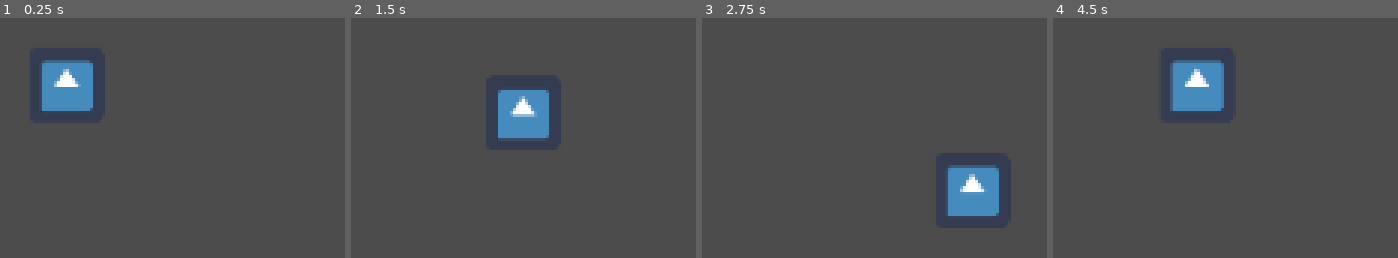
Above: before the commit, frames 1-4 (left to right).
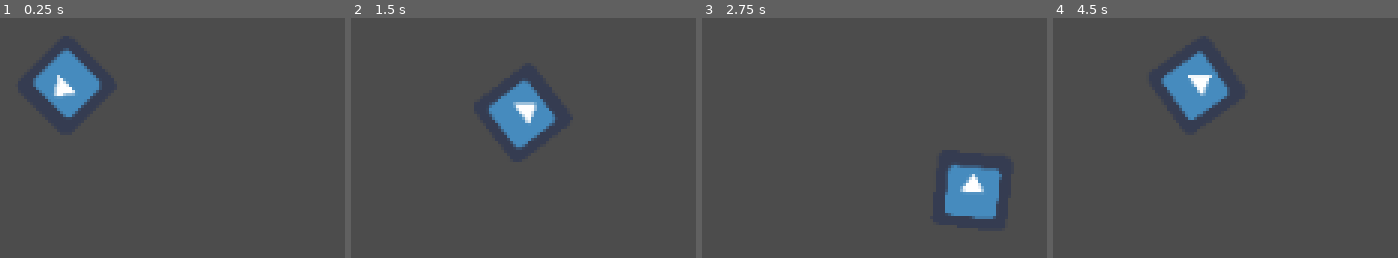
Above: after the commit, the same moments.

Repository: JMWProductions/mysterious-forest
Game: Godot game, scene res://ForestScene.tscn
The game is run twice, just before and just after one commit, with the same random seed, the same clock (stepped at 60 frames per second) and the same inputs. The engine's default icon, where the game draws it, is replaced by a stand-in: a white triangle on a blue panel in a dark square.
Inputs (mouse positions are in pixels of both pictures, inside the frame that each line leads up to):
- Up to frame 1 (0.25 s): no input
- Up to frame 2 (1.5 s): tap Enter at 0.5 s; move the mouse to (outside the picture) at 0.52 s; hold D (move_right) 0.53-1.28 s; move the mouse to (outside the picture) at 1.27 s; hold S (move_down) from 1.28 s (still down)
- Up to frame 3 (2.75 s): move the mouse to (outside the picture) at 2.02 s; release S (move_down) at 2.03 s; hold D (move_right) from 2.03 s (still down)
- Up to frame 4 (4.5 s): move the mouse to (outside the picture) at 2.77 s; release D (move_right) at 2.78 s; hold W (move_up) 2.78-3.53 s; move the mouse to (outside the picture) at 3.52 s; hold A (move_left) from 3.53 s (still down); move the mouse to (outside the picture) at 4.27 s

The runs differ from the first frame. In frame 1, 1.8% of the frame differs, in the area x 9-30%, y 12-42%; in frame 2, 1.6%; in frame 3, 0.5%; in frame 4, 1.7%.

Commit message:
Added rotating on mousePosition

Diff:
--- a/Player.gd
+++ b/Player.gd
@@ -5,6 +5,7 @@
 # var a = 2
 # var b = "text"
 var velocity;
+var mouse_position;
 
 
 # Called when the node enters the scene tree for the first time.
@@ -16,6 +17,8 @@
 # Called every frame. 'delta' is the elapsed time since the previous frame.
 func _process(delta):
 	velocity = Vector2.ZERO
+	mouse_position = get_local_mouse_position()
+	rotation += mouse_position.angle()
 	if Input.is_action_pressed("move_up"):
 		velocity.y = -1
 	if Input.is_action_pressed("move_down"):
--- a/project.godot
+++ b/project.godot
@@ -18,29 +18,6 @@
 config/name="MysteriousForest"
 run/main_scene="res://ForestScene.tscn"
 config/icon="res://icon.png"
-
-[importer_defaults]
-
-texture={
-"compress/bptc_ldr": 0,
-"compress/hdr_mode": 0,
-"compress/lossy_quality": 0.7,
-"compress/mode": 0,
-"compress/normal_map": 0,
-"detect_3d": true,
-"flags/anisotropic": false,
-"flags/filter": false,
-"flags/mipmaps": false,
-"flags/repeat": 0,
-"flags/srgb": 2,
-"process/HDR_as_SRGB": false,
-"process/fix_alpha_border": false,
-"process/invert_color": false,
-"process/premult_alpha": false,
-"size_limit": 0,
-"stream": false,
-"svg/scale": 1.0
-}
 
 [input]
 
